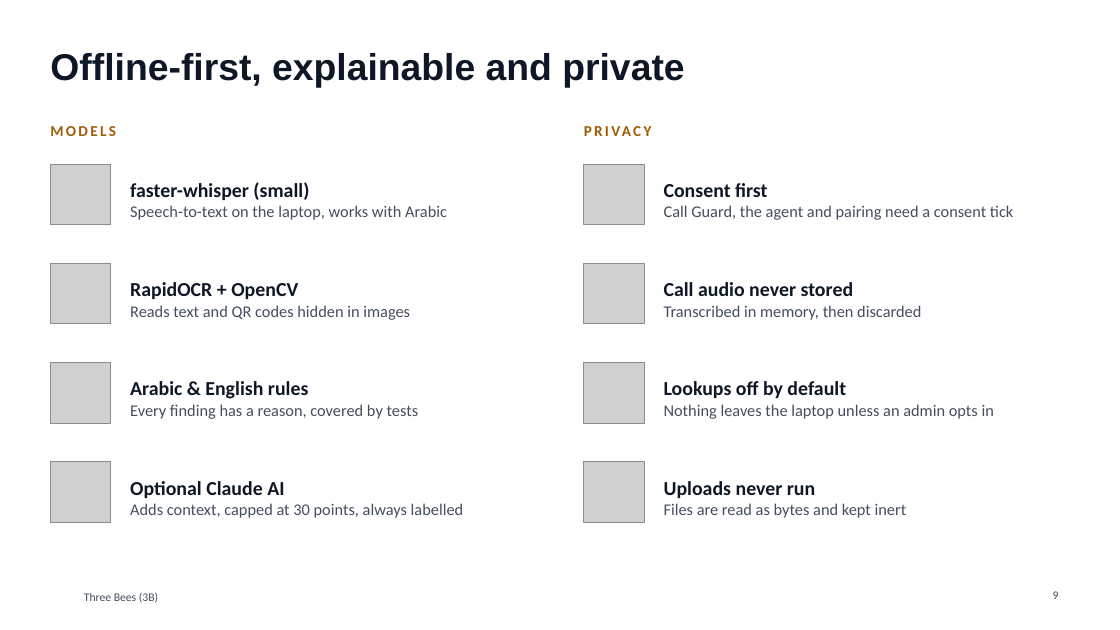
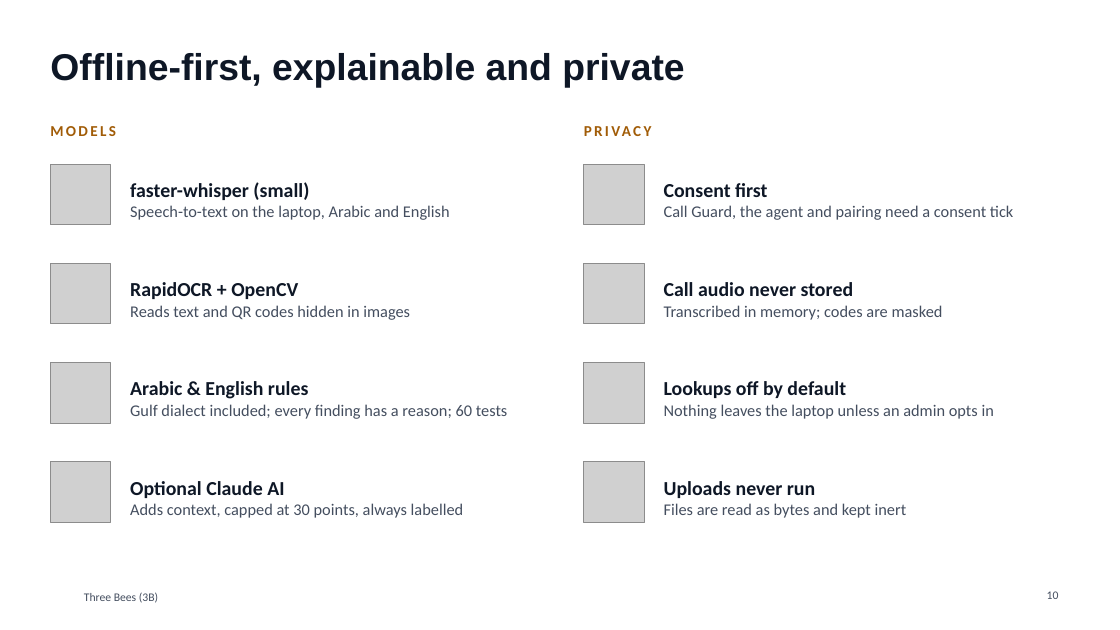
Before and after one commit to Mezx-1/three-bees, a slide deck: slide 10 of docs/presentation/ThreeBees_3B.pptx (slide 9 before the commit). Drawn at 1120x630 pixels with LibreOffice and Linux fonts; fonts in the diff are those of the drawing; grey boxes stand for pictures; background and template pictures are left out. Boxes give left, top, right and bottom in pixels: in the first picture for what was removed or moved away, otherwise in the second. Text is boxed around its words. In the diff, an @@ line names an element or a change of style, - is before the commit and + after.

```diff
--- a/docs/presentation/ThreeBees_3B.pptx
+++ b/docs/presentation/ThreeBees_3B.pptx
@@ text at [130, 205, 450, 220]: text changed @@
-Speech-to-text on the laptop, works with Arabic
+Speech-to-text on the laptop, Arabic and English
@@ text at [664, 305, 943, 320]: text changed @@
-Transcribed in memory, then discarded
+Transcribed in memory; codes are masked
@@ text at [130, 404, 508, 419]: text changed @@
-Every finding has a reason, covered by tests
+Gulf dialect included; every finding has a reason; 60 tests
@@ page number at [1047, 591, 1059, 599]: text changed @@
-9
+10
```
Also in this commit, not shown: 6 other slides changed, 4 slides added, 3 slides removed, 1 other file.
